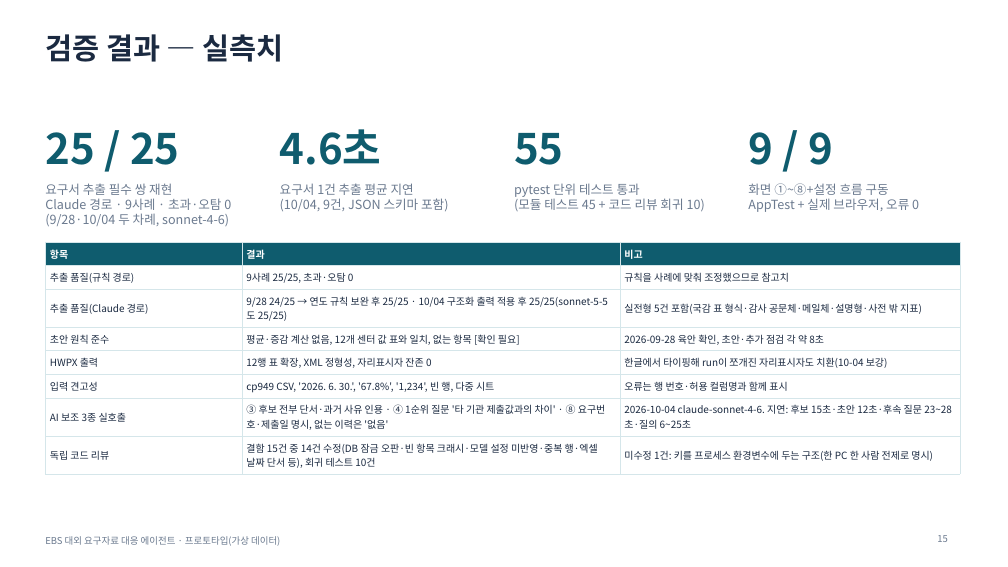
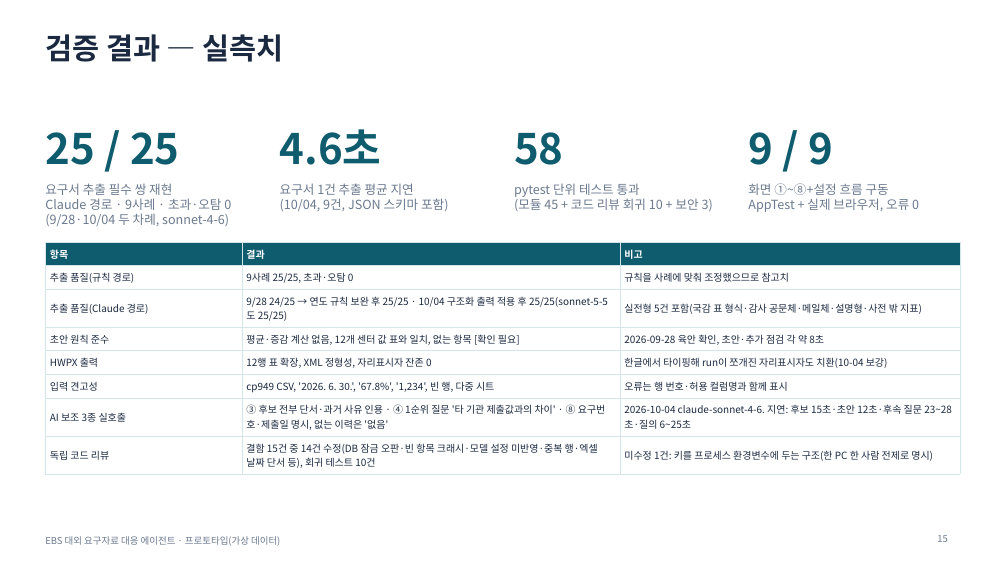
Before and after one commit to lts134/ebsjajucenter, a slide deck: slide 15 of app/docs/발표자료_EBS_요구자료대응에이전트.pptx. Drawn at 1008x567 pixels with LibreOffice and Linux fonts; fonts in the diff are those of the drawing. Boxes give left, top, right and bottom in pixels: in the first picture for what was removed or moved away, otherwise in the second. Text is boxed around its words. In the diff, an @@ line names an element or a change of style, - is before the commit and + after.

```diff
--- a/app/docs/발표자료_EBS_요구자료대응에이전트.pptx
+++ b/app/docs/발표자료_EBS_요구자료대응에이전트.pptx
@@ text at [514, 132, 564, 165]: text changed @@
-55
+58
@@ text at [514, 196, 713, 211]: text changed @@
-(모듈 테스트 45 + 코드 리뷰 회귀 10)
+(모듈 45 + 코드 리뷰 회귀 10 + 보안 3)
```
Also in this commit, not shown: 1 other slide changed, 13 other files.
